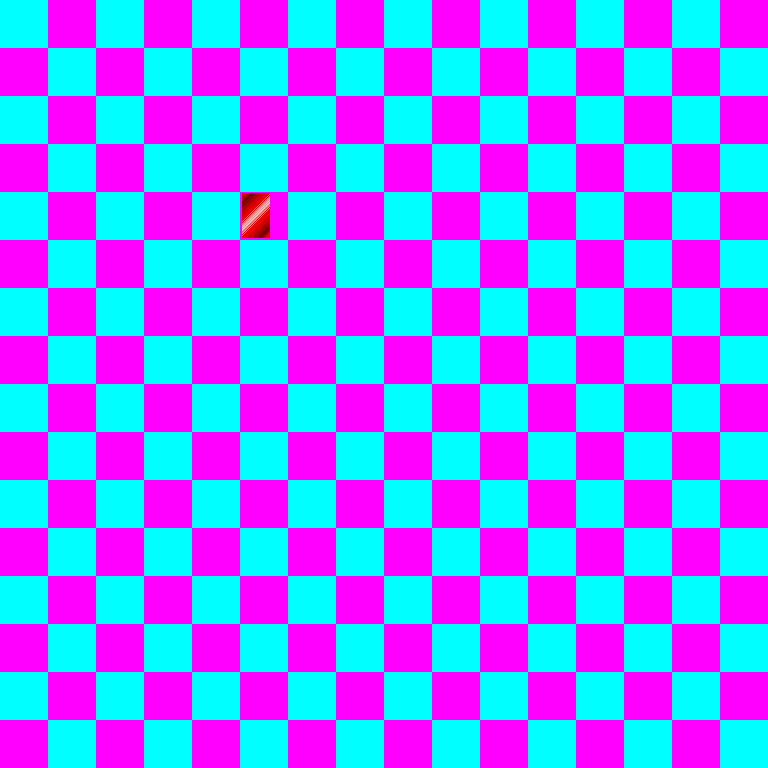
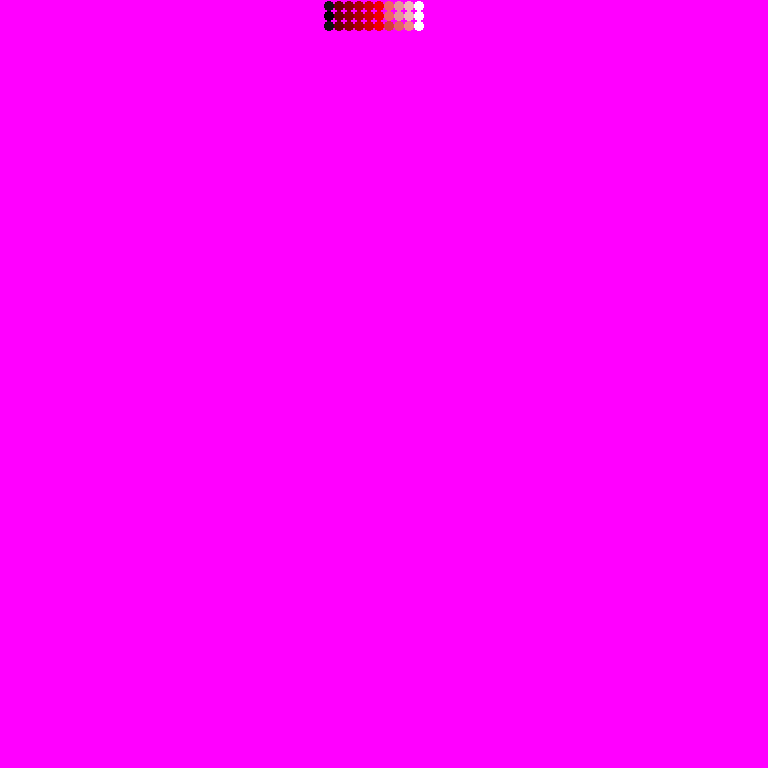
Layer changes from the first w=768, h=768 image to the second:
hid "Layer 12" over <box>242,193,270,238</box>
added layer "Palette" above "complete" over <box>324,1,424,31</box>
hid "grid" over <box>0,0,768,768</box>
